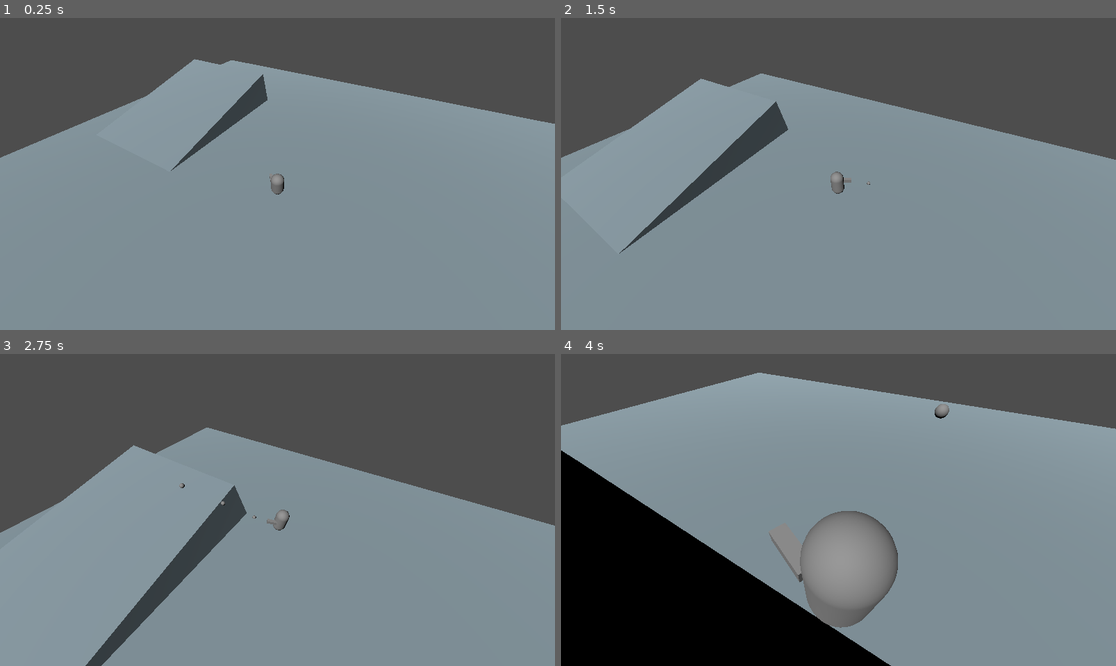
Above: before the commit, frames 1-4 (two rows, left to right).
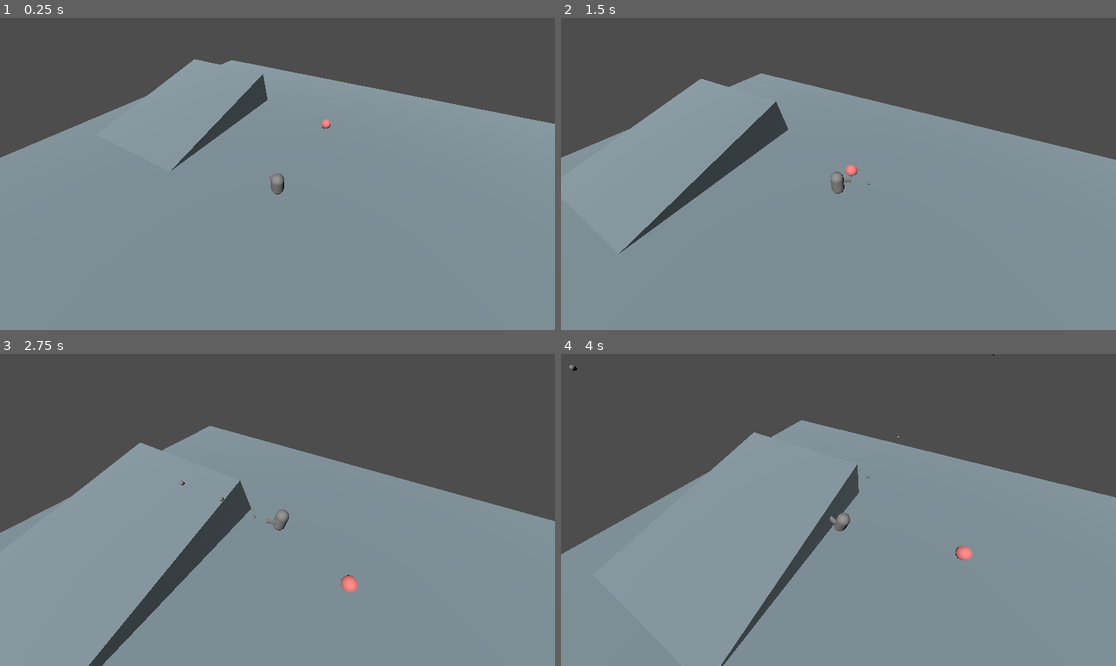
Above: after the commit, the same moments.

Repository: sva-alt/visual-computing-WK-6
Game: Godot game, scene res://Scenes/main.tscn
Same seed, same stepped clock (60 frames per second), same inputs: the game is played once before the commit and once after it.
Inputs (mouse positions are in pixels of both pictures, inside the frame that each line leads up to):
- Up to frame 1 (0.25 s): no input
- Up to frame 2 (1.5 s): tap Enter (ui_accept) at 0.5, 0.77 s; move the mouse to (810, 236) at 0.52 s; press the mouse at (810, 236) at 0.53 s; hold Up (forward) from 0.53 s (still down); move the mouse to (1005, 220) at 1.27 s; release the mouse at (1005, 220) at 1.28 s; click (1005, 220) at 1.35 s
- Up to frame 3 (2.75 s): tap Enter (ui_accept) at 1.52 s; move the mouse to (111, 463) at 2.02 s; release Up (forward) at 2.03 s; press the mouse at (111, 463) at 2.03 s; hold Left (left) from 2.03 s (still down)
- Up to frame 4 (4 s): move the mouse to (866, 510) at 2.77 s; release the mouse at (866, 510) at 2.78 s; click (866, 510) at 2.85 s; tap Enter (ui_accept) at 3.02, 3.77 s; move the mouse to (755, 432) at 3.52 s; release Left (left) at 3.53 s; press the mouse at (755, 432) at 3.53 s; hold Down (back) from 3.53 s (still down)

The runs differ from the first frame. In frame 1, less than 0.1% of the frame differs, in the area x 57-60%, y 32-36%; in frame 2, less than 0.1%; in frame 3, 1.4%; in frame 4, 44%, in the area x 0-100%, y 0-100%.

Commit message:
Add enemie and colission

Diff:
--- a/fireteam-zero/Scenes/main.tscn
+++ b/fireteam-zero/Scenes/main.tscn
@@ -1,9 +1,14 @@
-[gd_scene load_steps=14 format=3 uid="uid://ckyuykeqrfc0o"]
+[gd_scene load_steps=20 format=3 uid="uid://ckyuykeqrfc0o"]
 
 [ext_resource type="Script" path="res://Scripts/player.gd" id="1_q1g68"]
 [ext_resource type="Script" path="res://Scripts/camera_spring_arm.gd" id="2_a6bot"]
 [ext_resource type="Script" path="res://Scripts/weapon.gd" id="2_j6g2t"]
 [ext_resource type="PackedScene" uid="uid://c5h0vkjs2xtyy" path="res://Prefabs/bullet.tscn" id="3_li2o7"]
+[ext_resource type="Script" path="res://scripts/enemy.gd" id="5_hyhl6"]
+
+[sub_resource type="NavigationMesh" id="NavigationMesh_ijqg8"]
+vertices = PackedVector3Array(8.75, 0.769409, -2, 9.25, 1.01941, -2, 9.25, 0.769409, -24.5, -24.5, 0.769409, -0.75, 8.75, 0.769409, -0.5, -24.5, 0.769409, -24.5, 21.75, 0.769409, -2.25, 21.75, 0.769409, -0.75, 24.5, 0.769409, -1, 24.5, 0.769409, -24.5, 9.75, 1.01941, -2, 9.75, 1.51941, 0, 20.75, 1.51941, 0, 20.75, 1.01941, -2.25, 21.75, 0.769409, 12.5, 24.5, 0.769409, 12.75, 10.25, 0.769409, 24.5, 10.5, 0.769409, 14.25, 8.75, 0.769409, 14, -24.5, 0.769409, 24.5, 9.75, 4.51941, 12.25, 20.75, 4.51941, 12.25, 10, 0.769409, 4.25, 10, 0.769409, 12.5, 20.5, 0.769409, 12.5, 20.5, 0.769409, 4.25, 21.5, 0.769409, 14.25, 24.5, 0.769409, 24.5)
+polygons = [PackedInt32Array(2, 1, 0), PackedInt32Array(0, 4, 3), PackedInt32Array(2, 0, 5), PackedInt32Array(5, 0, 3), PackedInt32Array(7, 6, 8), PackedInt32Array(8, 6, 9), PackedInt32Array(11, 10, 12), PackedInt32Array(12, 10, 13), PackedInt32Array(9, 6, 13), PackedInt32Array(10, 1, 13), PackedInt32Array(13, 1, 2), PackedInt32Array(13, 2, 9), PackedInt32Array(7, 8, 14), PackedInt32Array(14, 8, 15), PackedInt32Array(17, 16, 18), PackedInt32Array(18, 16, 19), PackedInt32Array(4, 18, 3), PackedInt32Array(3, 18, 19), PackedInt32Array(21, 20, 12), PackedInt32Array(12, 20, 11), PackedInt32Array(25, 24, 22), PackedInt32Array(22, 24, 23), PackedInt32Array(14, 15, 26), PackedInt32Array(26, 15, 27), PackedInt32Array(17, 26, 16), PackedInt32Array(16, 26, 27)]
 
 [sub_resource type="StandardMaterial3D" id="StandardMaterial3D_h8p4b"]
 albedo_color = Color(0.528201, 0.600779, 0.634312, 1)
@@ -27,29 +32,44 @@
 
 [sub_resource type="BoxMesh" id="BoxMesh_xatix"]
 
+[sub_resource type="CapsuleShape3D" id="CapsuleShape3D_qud6c"]
+
+[sub_resource type="SphereShape3D" id="SphereShape3D_gq55x"]
+
+[sub_resource type="StandardMaterial3D" id="StandardMaterial3D_qs4cc"]
+albedo_color = Color(1, 0.54, 0.54, 1)
+
+[sub_resource type="SphereMesh" id="SphereMesh_cv2wj"]
+material = SubResource("StandardMaterial3D_qs4cc")
+
 [node name="Node3D" type="Node3D"]
 
 [node name="Map" type="Node3D" parent="."]
 
-[node name="Floor" type="MeshInstance3D" parent="Map"]
+[node name="NavigationRegion3D" type="NavigationRegion3D" parent="Map"]
+navigation_mesh = SubResource("NavigationMesh_ijqg8")
+
+[node name="Floor" type="MeshInstance3D" parent="Map/NavigationRegion3D"]
 transform = Transform3D(50, 0, 0, 0, 1, 0, 0, 0, 50, 0, 0, 0)
 mesh = SubResource("BoxMesh_y6ul5")
+skeleton = NodePath("../..")
 
-[node name="StaticBody3D" type="StaticBody3D" parent="Map/Floor"]
+[node name="StaticBody3D" type="StaticBody3D" parent="Map/NavigationRegion3D/Floor"]
 
-[node name="CollisionShape3D" type="CollisionShape3D" parent="Map/Floor/StaticBody3D"]
+[node name="CollisionShape3D" type="CollisionShape3D" parent="Map/NavigationRegion3D/Floor/StaticBody3D"]
 shape = SubResource("BoxShape3D_n06ow")
 
-[node name="Ramp" type="MeshInstance3D" parent="Map"]
+[node name="Ramp" type="MeshInstance3D" parent="Map/NavigationRegion3D"]
 transform = Transform3D(11.6466, -0.0159156, -0.0203173, 0.0236313, 8.64513, 3.73018, 0.00933674, -2.02787, 15.9025, 15.2419, -2.03112, 5.79223)
 mesh = SubResource("BoxMesh_pldiw")
+skeleton = NodePath("../..")
 
-[node name="StaticBody3D" type="StaticBody3D" parent="Map/Ramp"]
+[node name="StaticBody3D" type="StaticBody3D" parent="Map/NavigationRegion3D/Ramp"]
 
-[node name="CollisionShape3D" type="CollisionShape3D" parent="Map/Ramp/StaticBody3D"]
+[node name="CollisionShape3D" type="CollisionShape3D" parent="Map/NavigationRegion3D/Ramp/StaticBody3D"]
 shape = SubResource("BoxShape3D_5i6kj")
 
-[node name="Player" type="CharacterBody3D" parent="." node_paths=PackedStringArray("camera")]
+[node name="Player" type="CharacterBody3D" parent="." node_paths=PackedStringArray("camera") groups=["Player"]]
 transform = Transform3D(0.869089, 0, -0.494655, 0, 1, 0, 0.494655, 0, 0.869089, 0, 0.475718, 0)
 script = ExtResource("1_q1g68")
 SPEED = 9.0
@@ -78,6 +98,12 @@
 [node name="ShootPosition" type="Node3D" parent="Player/Weapon"]
 transform = Transform3D(-0.492127, -0.661486, -0.565904, -0.494539, 0.747427, -0.443603, 0.71641, 0.061552, -0.69496, -0.313578, 0.810147, -0.863673)
 
+[node name="Area3D" type="Area3D" parent="Player"]
+
+[node name="CollisionShape3D" type="CollisionShape3D" parent="Player/Area3D"]
+transform = Transform3D(1.1, 0, 0, 0, 1.1, 0, 0, 0, 1.1, 0, 1, 0)
+shape = SubResource("CapsuleShape3D_qud6c")
+
 [node name="CameraSpringArm" type="SpringArm3D" parent="." node_paths=PackedStringArray("player")]
 transform = Transform3D(0.866025, 0.353553, 0.353553, 0, 0.707107, -0.707107, -0.5, 0.612372, 0.612372, 0, 10, 0)
 spring_length = -15.0
@@ -89,3 +115,20 @@
 
 [node name="DirectionalLight3D" type="DirectionalLight3D" parent="."]
 transform = Transform3D(-0.997049, 0, -0.0767711, -0.0619283, 0.591014, 0.804281, 0.0453728, 0.806661, -0.58927, 0, 8.99778, -12.0287)
+
+[node name="Enemy" type="CharacterBody3D" parent="." groups=["Enemy"]]
+transform = Transform3D(1, 0, 0, 0, 1, 0, 0, 0, 1, 0, 1.00363, 10.8001)
+script = ExtResource("5_hyhl6")
+move_speed = 5.0
+
+[node name="CollisionShape3D" type="CollisionShape3D" parent="Enemy"]
+shape = SubResource("SphereShape3D_gq55x")
+
+[node name="MeshInstance3D" type="MeshInstance3D" parent="Enemy"]
+mesh = SubResource("SphereMesh_cv2wj")
+
+[node name="NavigationAgent3D" type="NavigationAgent3D" parent="Enemy"]
+path_desired_distance = 0.5
+target_desired_distance = 0.5
+
+[connection signal="body_entered" from="Player/Area3D" to="Player" method="_on_area_3d_body_entered"]
